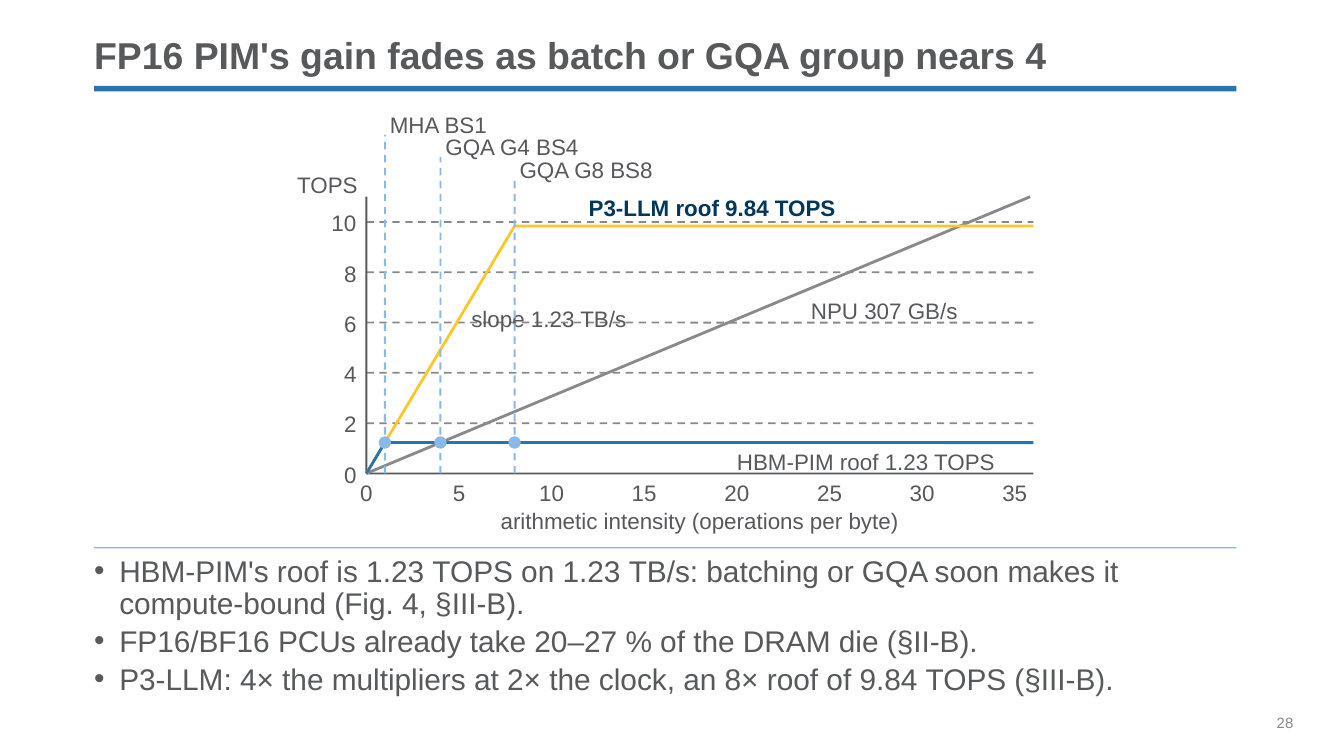
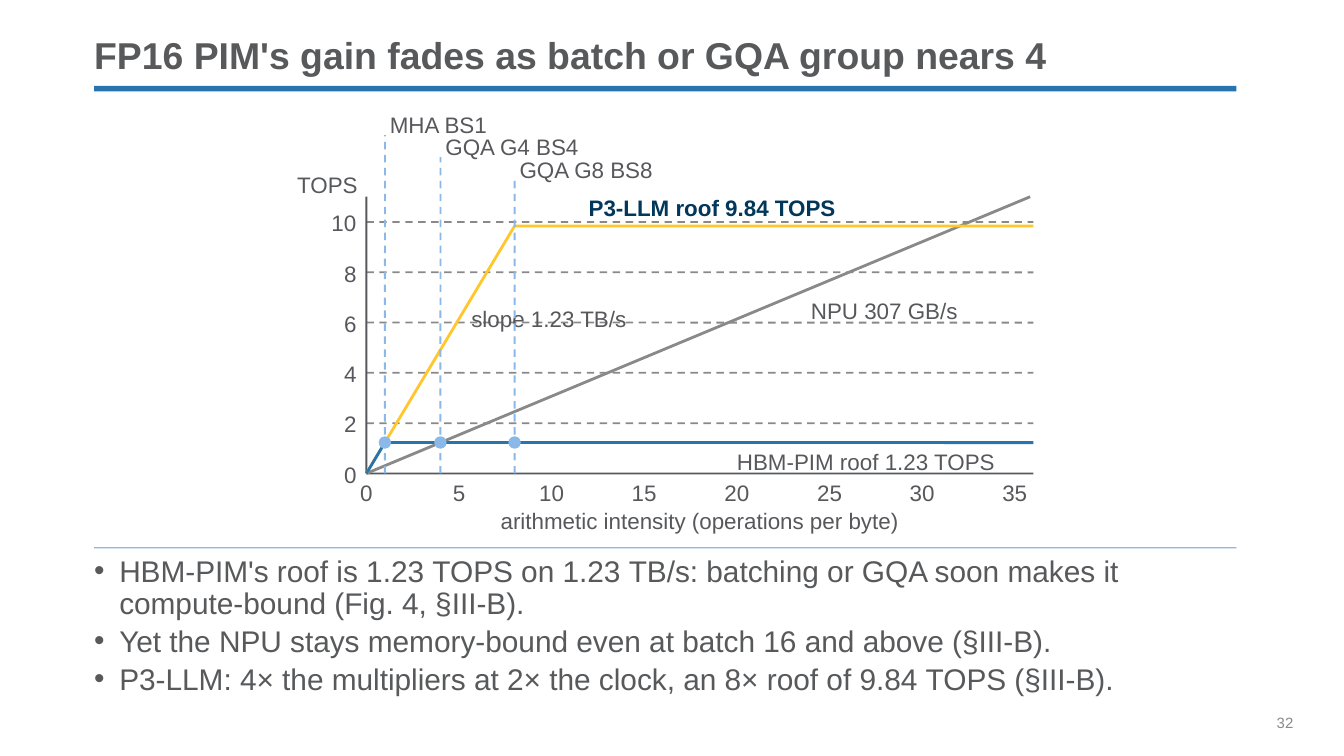
Before and after one commit to yanggon-kim/skills, a slide deck: slide 32 of ppt-create/assets/reference/p3llm-intro.pptx (slide 28 before the commit). Drawn at 1344x756 pixels with LibreOffice and Linux fonts; fonts in the diff are those of the drawing; background and template pictures are left out. Boxes give left, top, right and bottom in pixels: in the first picture for what was removed or moved away, otherwise in the second. Text is boxed around its words. In the diff, an @@ line names an element or a change of style, - is before the commit and + after.

```diff
--- a/ppt-create/assets/reference/p3llm-intro.pptx
+++ b/ppt-create/assets/reference/p3llm-intro.pptx
@@ text at <box>119,630,1051,657</box>: text changed @@
-• FP16/BF16 PCUs already take 20–27 % of the DRAM die (§II‑B).
+• Yet the NPU stays memory-bound even at batch 16 and above (§III‑B).
@@ page number at <box>1277,717,1294,728</box>: text changed @@
-28
+32
```
Also in this commit, not shown: 27 other slides changed, 5 slides added, 1 slide removed, 17 other files.
